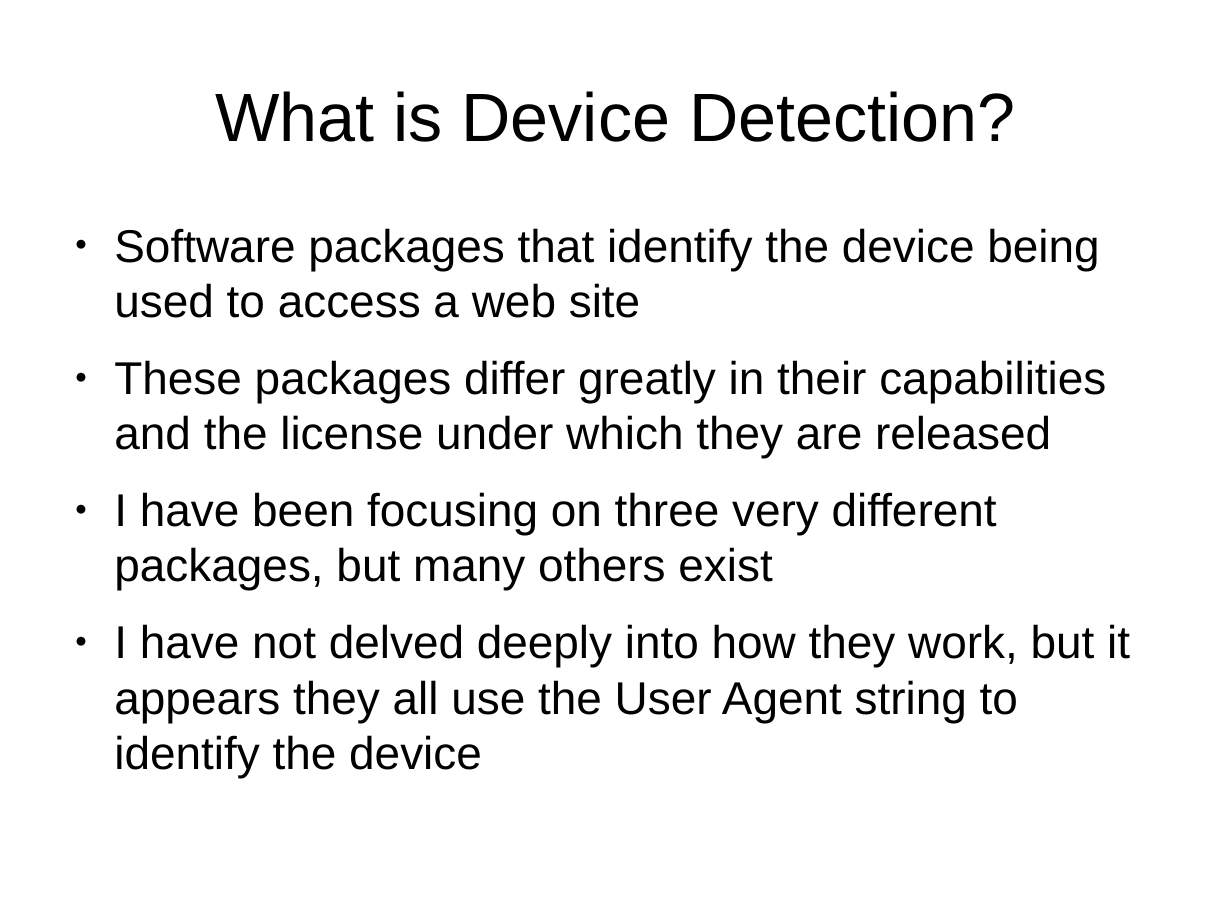
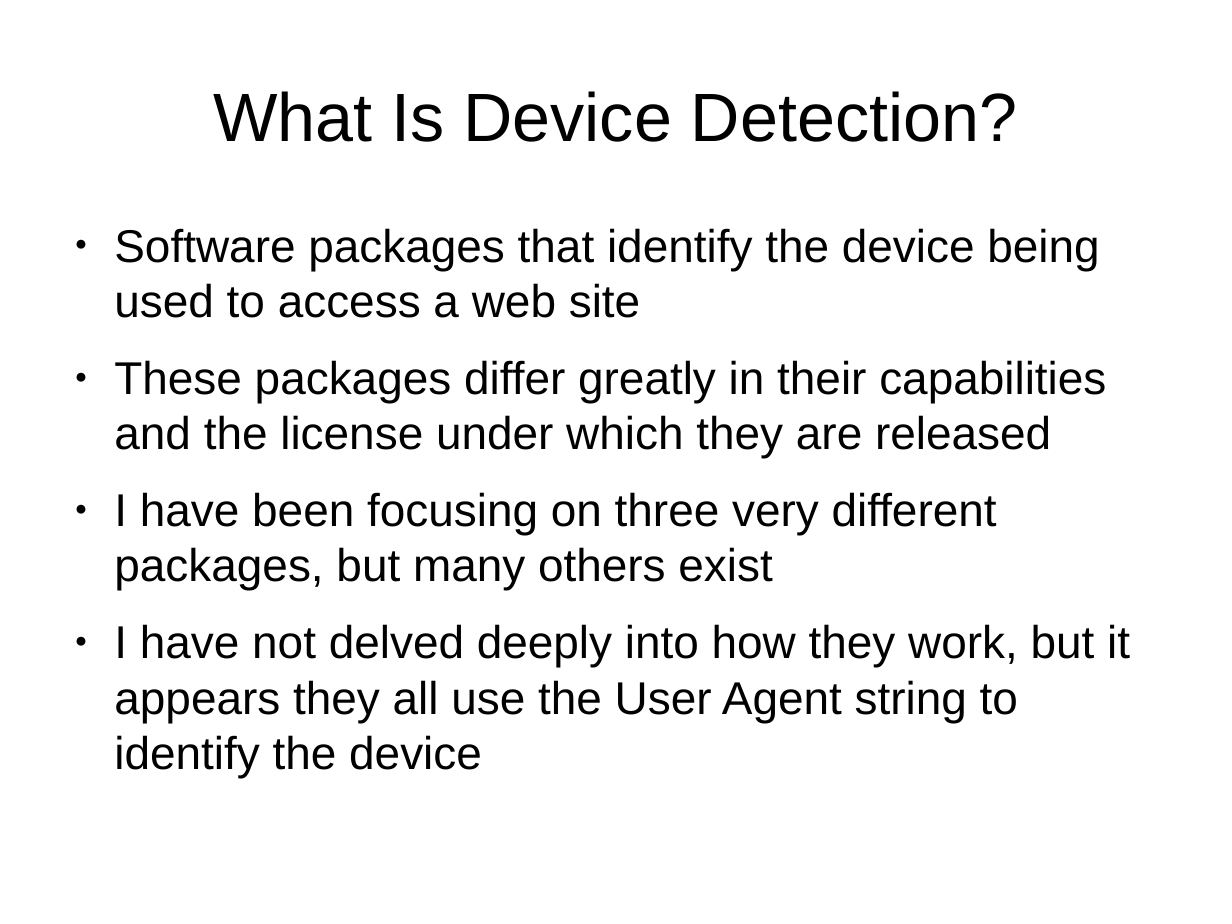
Before and after one commit to tomwhartung/jmws_accoutrements, a slide deck: slide 5 of presentations/2015_08-FRPUG/Device_Detection_PHP.odp. Drawn at 1232x924 pixels with LibreOffice and Linux fonts; fonts in the diff are those of the drawing. Boxes give left, top, right and bottom in pixels: in the first picture for what was removed or moved away, otherwise in the second. Text is boxed around its words. In the diff, an @@ line names an element or a change of style, - is before the commit and + after.

```diff
--- a/presentations/2015_08-FRPUG/Device_Detection_PHP.odp
+++ b/presentations/2015_08-FRPUG/Device_Detection_PHP.odp
@@ title at (213,91,1017,142): text changed @@
-What is Device Detection?
+What Is Device Detection?
```
Also in this commit, not shown: 3 other slides changed.
